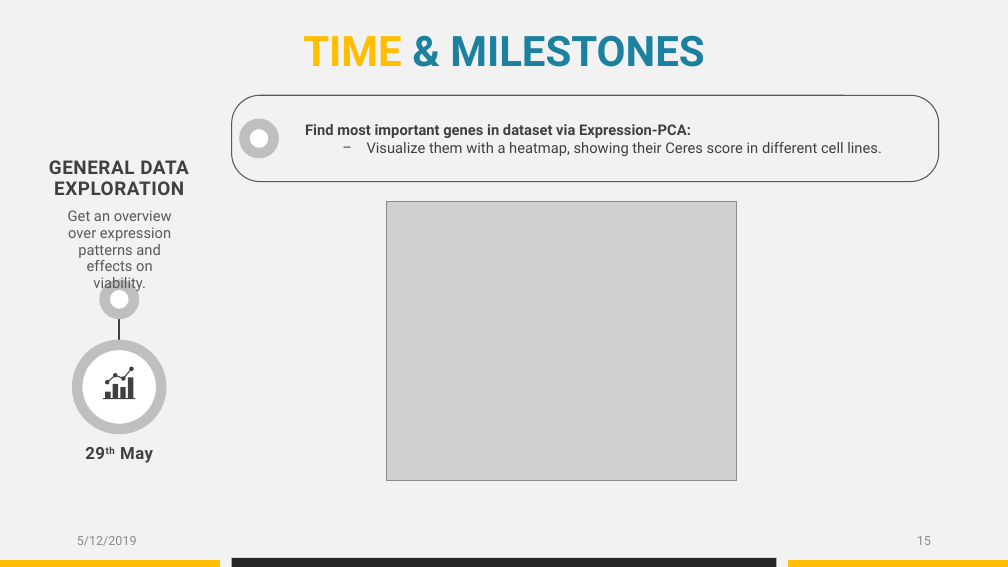
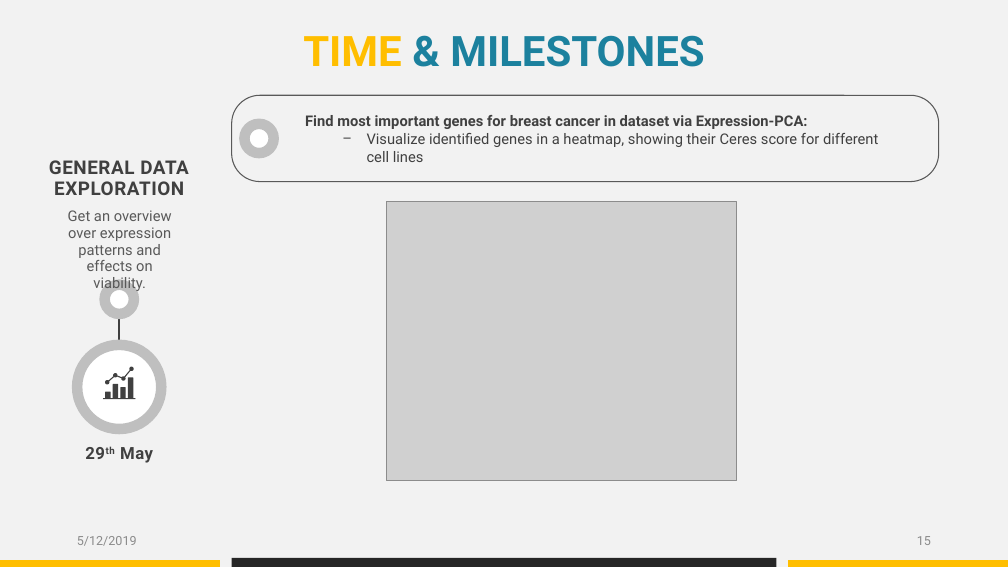
Before and after one commit to datascience-mobi/group-04-project-1-4, a slide deck: slide 15 of Project proposal_presentation_V1.pptx. Drawn at 1008x567 pixels with LibreOffice and Linux fonts; fonts in the diff are those of the drawing; grey boxes stand for pictures. Boxes give left, top, right and bottom in pixels: in the first picture for what was removed or moved away, otherwise in the second. Text is boxed around its words. In the diff, an @@ line names an element or a change of style, - is before the commit and + after.

Commit message:
Small_correction

```diff
--- a/Project proposal_presentation_V1.pptx
+++ b/Project proposal_presentation_V1.pptx
@@ text at [305, 115, 878, 162]: text changed @@
-Find most important genes in dataset via Expression-PCA:
-  − Visualize them with a heatmap, showing their Ceres score in different cell lines.
+Find most important genes for breast cancer in dataset via Expression-PCA:
+  − Visualize identified genes in a heatmap, showing their Ceres score for different cell lines
```
